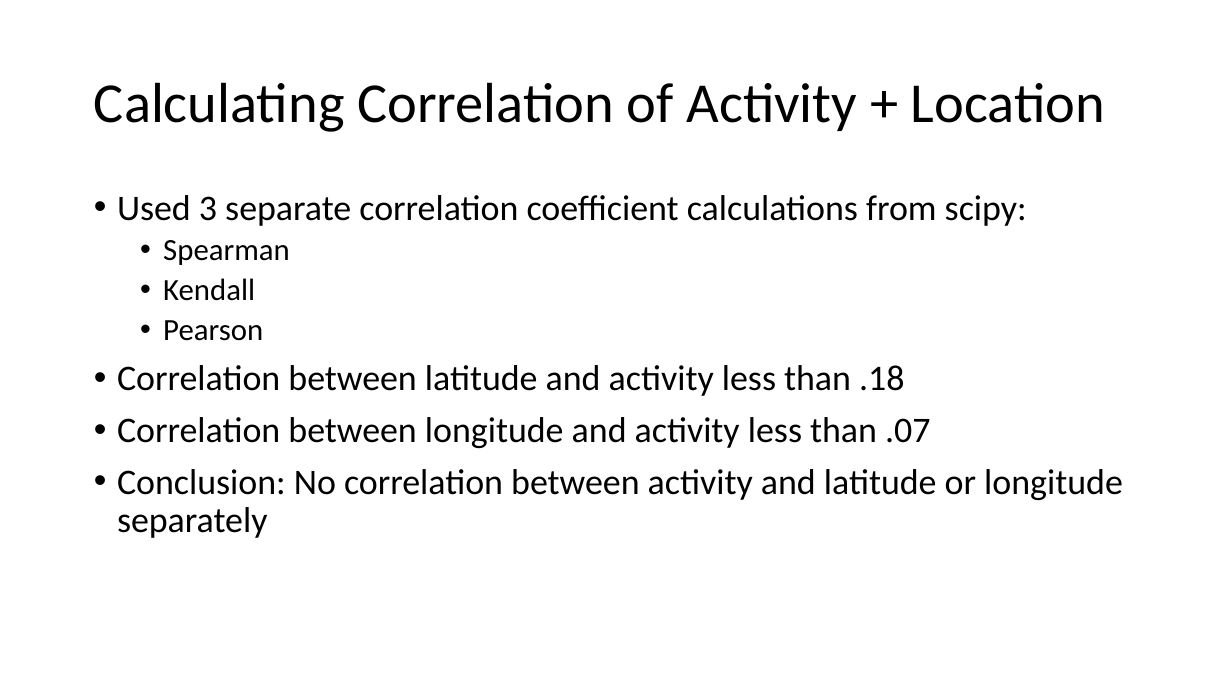
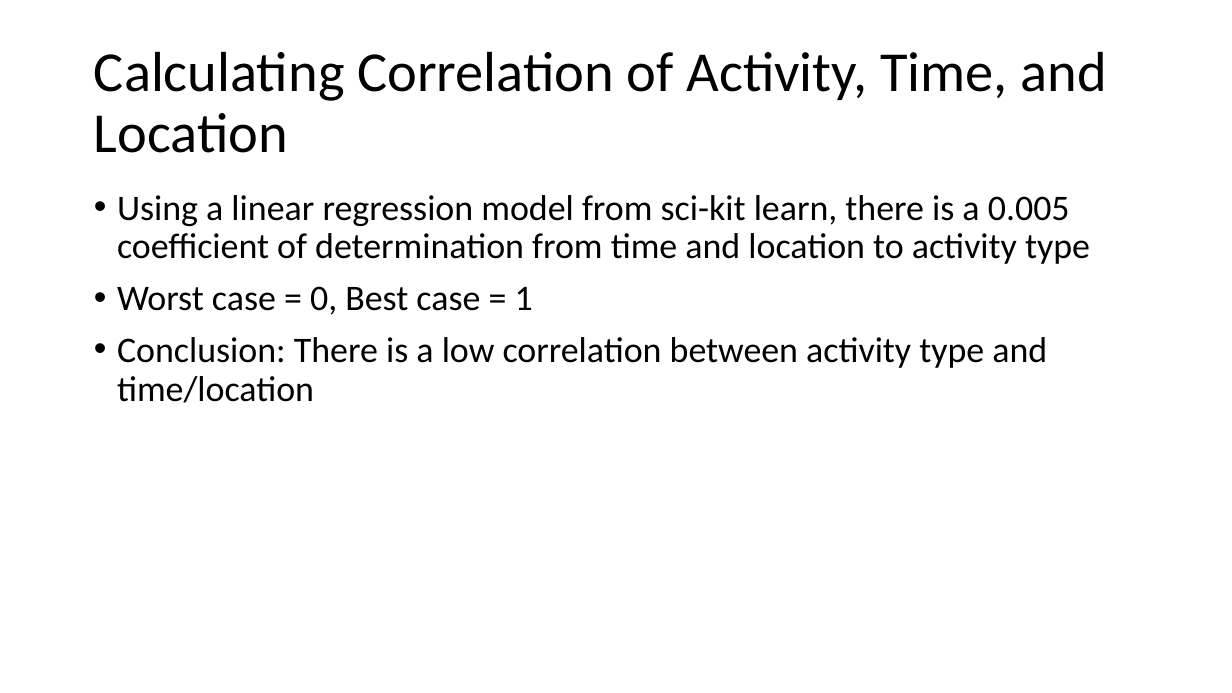
Before and after one commit to ian-mcnichols/CS_480, a slide deck: slide 6 of 480_HW1.pptx. Drawn at 1232x693 pixels with LibreOffice and Linux fonts; fonts in the diff are those of the drawing. Boxes give left, top, right and bottom in pixels: in the first picture for what was removed or moved away, otherwise in the second. Text is boxed around its words. In the diff, an @@ line names an element or a change of style, - is before the commit and + after.

```diff
--- a/480_HW1.pptx
+++ b/480_HW1.pptx
@@ title at (x1=94, y1=51, x2=1107, y2=153): text changed @@
-Calculating Correlation of Activity + Location
+Calculating Correlation of Activity, Time, and Location
@@ text at (x1=117, y1=195, x2=1090, y2=403): text changed @@
-• Used 3 separate correlation coefficient calculations from scipy:
-  • Spearman
-  • Kendall
-  • Pearson
-• Correlation between latitude and activity less than .18
-• Correlation between longitude and activity less than .07
-• Conclusion: No correlation between activity and latitude or longitude separately
+• Using a linear regression model from sci-kit learn, there is a 0.005 coefficient of determination from time and location to activity type
+• Worst case = 0, Best case = 1
+• Conclusion: There is a low correlation between activity type and time/location
```
Also in this commit, not shown: 1 slide removed, 1 other file.
